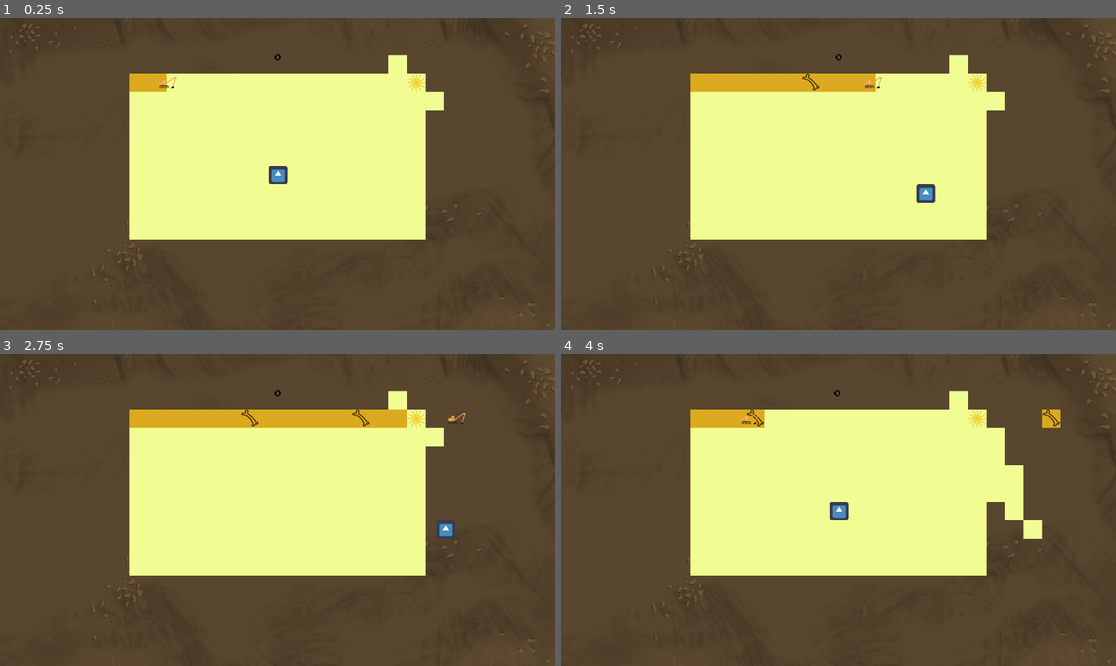
Above: before the commit, frames 1-4 (two rows, left to right).
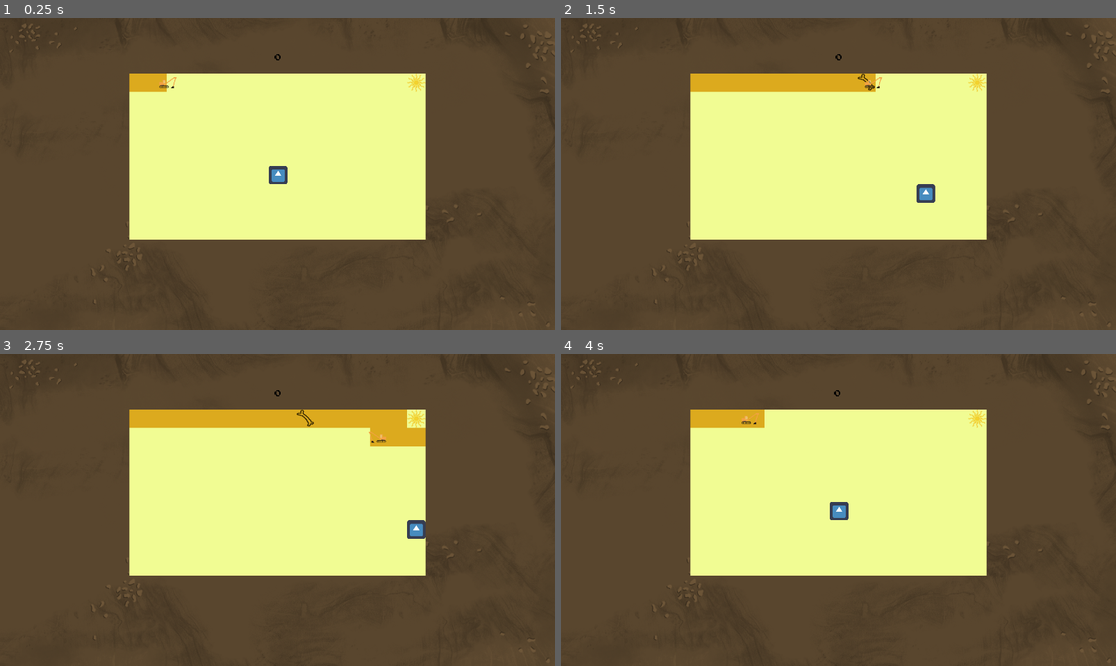
Above: after the commit, the same moments.

Repository: ImpeccableN/archeogame
Game: Godot game, scene res://Minigame1/Main_Minigame1.tscn
Two runs of this game, one before a commit and one after it. Both use one fixed random seed, a clock stepped at 60 frames per second and the inputs below. The project has no main scene, so this scene is started directly. The engine's default icon, where the game draws it, is replaced by a stand-in: a white triangle on a blue panel in a dark square.
Inputs:
- Up to frame 1 (0.25 s): no input
- Up to frame 2 (1.5 s): hold D (move_right) 0.53-1.28 s; tap Space (set_marker) at 0.6, 1.35 s; hold S (move_down) from 1.28 s (still down)
- Up to frame 3 (2.75 s): release S (move_down) at 2.03 s; hold D (move_right) from 2.03 s (still down); tap Space (set_marker) at 2.1 s
- Up to frame 4 (4 s): release D (move_right) at 2.78 s; hold W (move_up) 2.78-3.5 s; tap Space (set_marker) at 2.85 s; click "START" at 3.5 s

The runs differ from the first frame. In frame 1, 0.4% of the frame differs, in the area x 69-80%, y 11-30%; in frame 2, 0.5%; in frame 3, 1.6%; in frame 4, 2.1%, in the area x 33-90%, y 11-60%.

Commit message:
Minigame1: transported whole game on bakcground_image with new resolution 1920x1080

Diff:
--- a/HeuneburgGame/Minigame1/Minigame1.gd
+++ b/HeuneburgGame/Minigame1/Minigame1.gd
@@ -7,6 +7,7 @@
 var score = 0
 var cell_array : Array
 var artefact_array : Array
+var tilemap_border := Vector2(16, 9)
 onready var truck_node = get_node("Truck")
 onready var tilemap = get_node("TileMap")
 onready var sun_node = get_node("Sun")
@@ -24,14 +25,14 @@
 
 	sun_position = sun_node.position
 	var sunny_tile : Vector2 = tilemap.world_to_map(sun_position)
-
-	tilemap.set_cellv(sunny_tile, 0)
-	if sun_direction == false:
-		tilemap.set_cellv((sunny_tile)+Vector2(1,1) , 0)
-		tilemap.set_cellv((sunny_tile)-Vector2(1,1) , 0)
-	else:
-		tilemap.set_cellv((sunny_tile)+Vector2(-1,1) , 0)
-		tilemap.set_cellv((sunny_tile)-Vector2(-1,1) , 0)
+	if sunny_tile.x < tilemap_border.x && sunny_tile.x >= 0 && sunny_tile.y < tilemap_border.y && sunny_tile.y >= 0:
+		tilemap.set_cellv(sunny_tile, 0)
+#	if sun_direction == false:
+#		tilemap.set_cellv((sunny_tile)+Vector2(1,1) , 0)
+#		tilemap.set_cellv((sunny_tile)-Vector2(1,1) , 0)
+#	else:
+#		tilemap.set_cellv((sunny_tile)+Vector2(-1,1) , 0)
+#		tilemap.set_cellv((sunny_tile)-Vector2(-1,1) , 0)
 
 
 func _on_ArtefactSpawnTimer_timeout():
@@ -59,6 +60,7 @@
 	$Truck/CollisionShape2D.set_deferred("disabled", true)
 	$Sun/CollisionShape2D.set_deferred("disabled", true)
 	$Truck.speed = 0
+	$ArtefactSpawnTimer.stop()
 
 
 
@@ -73,3 +75,4 @@
 	score = 0
 	$Truck/CollisionShape2D.disabled = false
 	$Sun/CollisionShape2D.disabled = false
+	$ArtefactSpawnTimer.start()
--- a/HeuneburgGame/Minigame1/Minigame1.tscn
+++ b/HeuneburgGame/Minigame1/Minigame1.tscn
@@ -108,17 +108,18 @@
 starting_position = Vector2( 32, 32 )
 
 [node name="ArtefactSpawnTimer" type="Timer" parent="."]
+wait_time = 1.5
 autostart = true
 
 [node name="Minigame1_HUD" parent="." instance=ExtResource( 7 )]
 
 [connection signal="score_up" from="." to="Minigame1_HUD" method="_on_Minigame1_score_up"]
+[connection signal="hit" from="Player" to="." method="_on_Player_hit"]
 [connection signal="hit" from="Player" to="Minigame1_HUD" method="_on_Player_hit"]
-[connection signal="hit" from="Player" to="." method="_on_Player_hit"]
 [connection signal="set_marker" from="Player" to="." method="_on_Player_set_marker"]
 [connection signal="direction_change" from="Sun" to="." method="_on_Sun_direction_change"]
 [connection signal="timeout" from="ArtefactSpawnTimer" to="." method="_on_ArtefactSpawnTimer_timeout"]
+[connection signal="start_game" from="Minigame1_HUD" to="." method="_on_Minigame1_HUD_start_game"]
 [connection signal="start_game" from="Minigame1_HUD" to="Player" method="start"]
 [connection signal="start_game" from="Minigame1_HUD" to="Sun" method="start"]
 [connection signal="start_game" from="Minigame1_HUD" to="Truck" method="start"]
-[connection signal="start_game" from="Minigame1_HUD" to="." method="_on_Minigame1_HUD_start_game"]
--- a/HeuneburgGame/Minigame1/Player.gd
+++ b/HeuneburgGame/Minigame1/Player.gd
@@ -4,15 +4,10 @@
 export var speed = 400.0
 export var starting_position = Vector2(514, 352)
 var row_size = 64
-var screen_size = Vector2.ZERO
+var screen_size = Vector2(1024, 576)
 
 signal set_marker(player_position)
 signal hit
-
-func _ready():
-	screen_size = get_viewport_rect().size
-#	body_size = get_node("Sprite").get_rect().size
-#	print(body_size)
 
 
 func _process(delta):
--- a/HeuneburgGame/Minigame1/Sun.gd
+++ b/HeuneburgGame/Minigame1/Sun.gd
@@ -4,7 +4,7 @@
 export var starting_position = Vector2.ZERO
 export var direction := Vector2.ZERO
 var start_speed = 0
-onready var screen_size = get_viewport_rect().size
+var screen_size = Vector2(1024, 576)
 
 
 signal direction_change
--- a/HeuneburgGame/Minigame1/Truck.gd
+++ b/HeuneburgGame/Minigame1/Truck.gd
@@ -3,12 +3,10 @@
 export var speed = 800.0
 export var starting_position = Vector2.ZERO
 var straight = true
-var screen_size = Vector2.ZERO
+var screen_size = Vector2(1024, 576)
 onready var sprite_node = get_node("Sprite")
 var screen_lowerend = false
 
-func _ready():
-	screen_size = get_viewport_rect().size
 
 func _process(delta):
 	var direction = Vector2.ZERO
